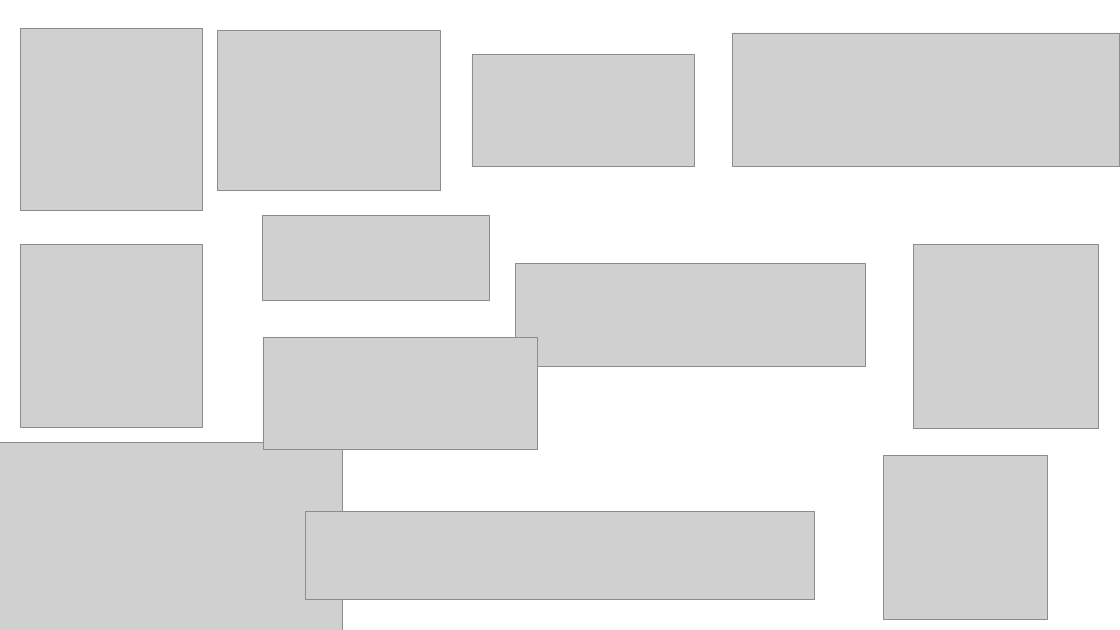
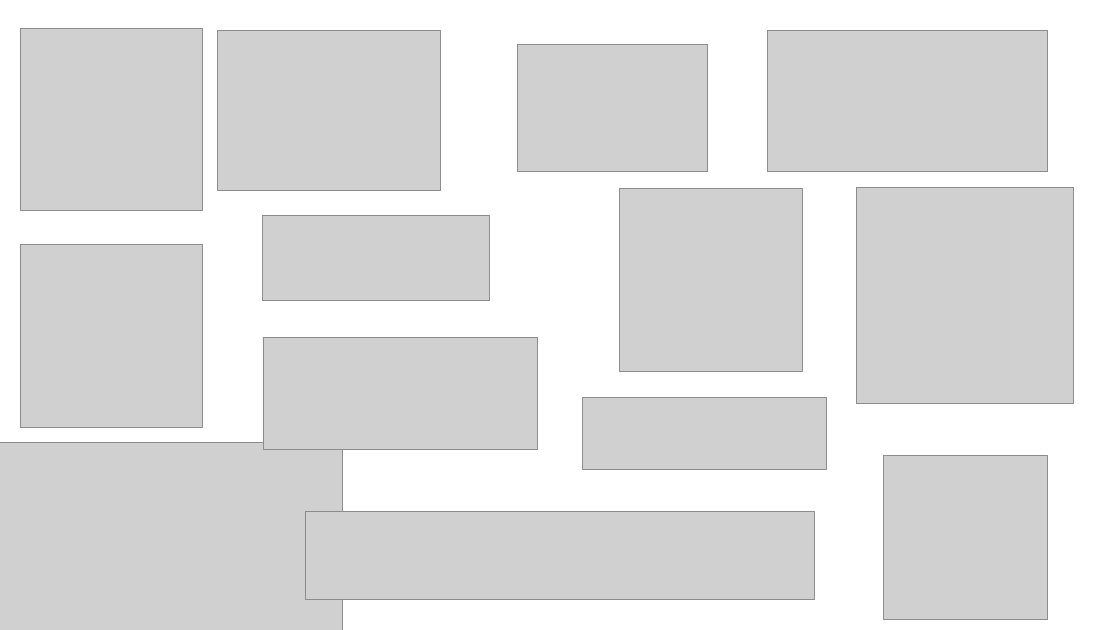
Before and after one commit to eqmh/p2p-tierradelfuego-workshop, a slide deck: slide 1 of docs/images/sponsors.pptx. Drawn at 1120x630 pixels with LibreOffice and Linux fonts; fonts in the diff are those of the drawing; grey boxes stand for pictures. Boxes give left, top, right and bottom in pixels: in the first picture for what was removed or moved away, otherwise in the second. Text is boxed around its words. In the diff, an @@ line names an element or a change of style, - is before the commit and + after.

```diff
--- a/docs/images/sponsors.pptx
+++ b/docs/images/sponsors.pptx
@@ picture added at [518, 45, 708, 171] @@
@@ picture removed at [734, 33, 1120, 166] @@
@@ picture: place and size @@
-picture at [472, 55, 695, 167]
+picture at [768, 30, 1048, 171]
@@ picture added at [619, 188, 802, 371] @@
@@ picture: place and size @@
-picture at [914, 245, 1099, 429]
+picture at [857, 187, 1074, 402]
@@ picture: place and size @@
-picture at [516, 264, 865, 366]
+picture at [582, 397, 826, 469]
```
Also in this commit, not shown: 16 other files.
